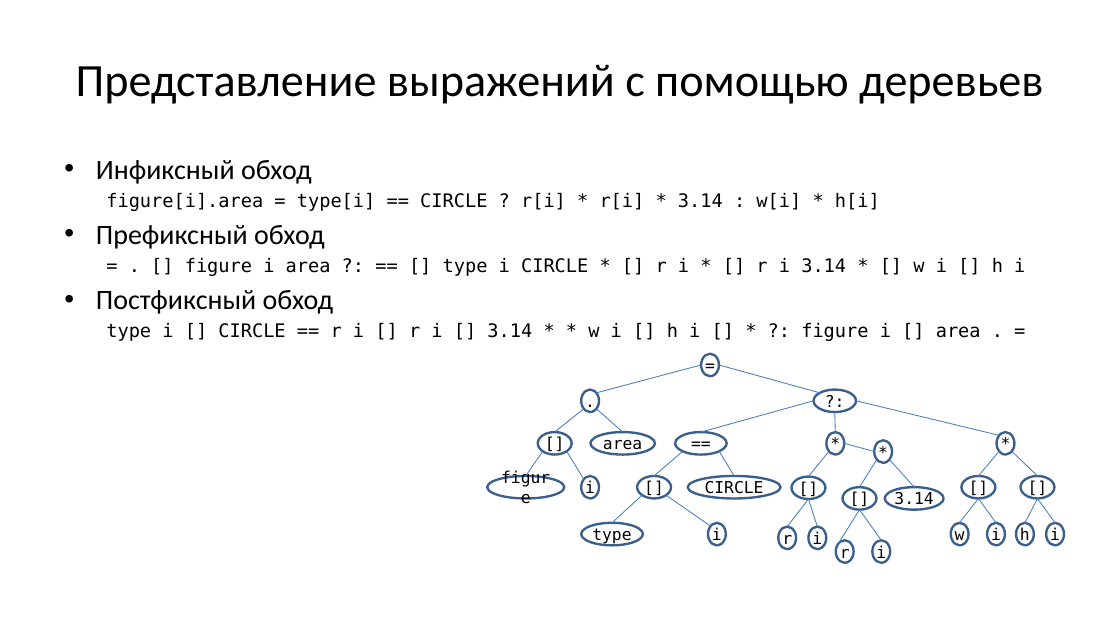
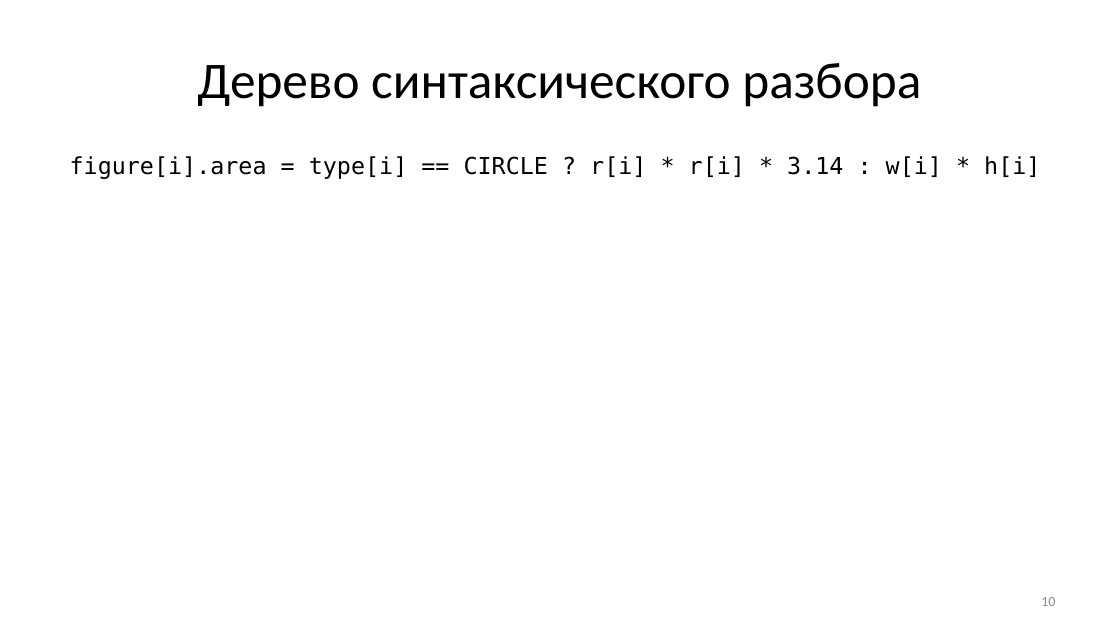
Before and after one commit to Evgueni-Petrov-aka-espetrov/Algorithms-and-Programming-in-C-pptx, a slide deck: slide 10 of 11 Деревья.pptx (slide 13 before the commit). Drawn at 1120x630 pixels with LibreOffice and Linux fonts; fonts in the diff are those of the drawing. Boxes give left, top, right and bottom in pixels: in the first picture for what was removed or moved away, otherwise in the second. Text is boxed around its words. In the diff, an @@ line names an element or a change of style, - is before the commit and + after.

```diff
--- a/11 Деревья.pptx
+++ b/11 Деревья.pptx
@@ title at <box>197,63,921,107</box>: text changed; size 39.6 to 44 pt @@
-Представление выражений с помощью деревьев
+Дерево синтаксического разбора
@@ text "figure[i].area = type[i] == CIRCLE ..." at <box>70,156,1040,179</box>: size 16 to 20 pt; list level 2 to 1 in "figure[i].area = type[i] == CIRCLE ..." @@
@@ text at <box>96,160,312,184</box>: paragraph removed @@
-• Инфиксный обход
@@ text at <box>96,225,1025,341</box>: paragraphs removed @@
-• Префиксный обход
-  = . [] figure i area ?: == [] type i CIRCLE * [] r i * [] r i 3.14 * [] w i [] h i
-• Постфиксный обход
-  type i [] CIRCLE == r i [] r i [] 3.14 * * w i [] h i [] * ?: figure i [] area . =
@@ group removed at <box>487,354,1064,563</box>: 28 ellipses, 27 lines @@
-i
-i
-r
-[]
-[]
-*
-*
-CIRCLE
-type
-[]
-==
-?:
-[]
-area
-figure
-.
-=
-i
-i
-r
-*
-3.14
-i
-w
-[]
-i
-h
-[]
@@ page number added at <box>1041,597,1055,606</box>, 12 pt, text #8C8C8C @@
+10
```
Also in this commit, not shown: 34 other slides changed, 201 slides added, 1 slide removed.
